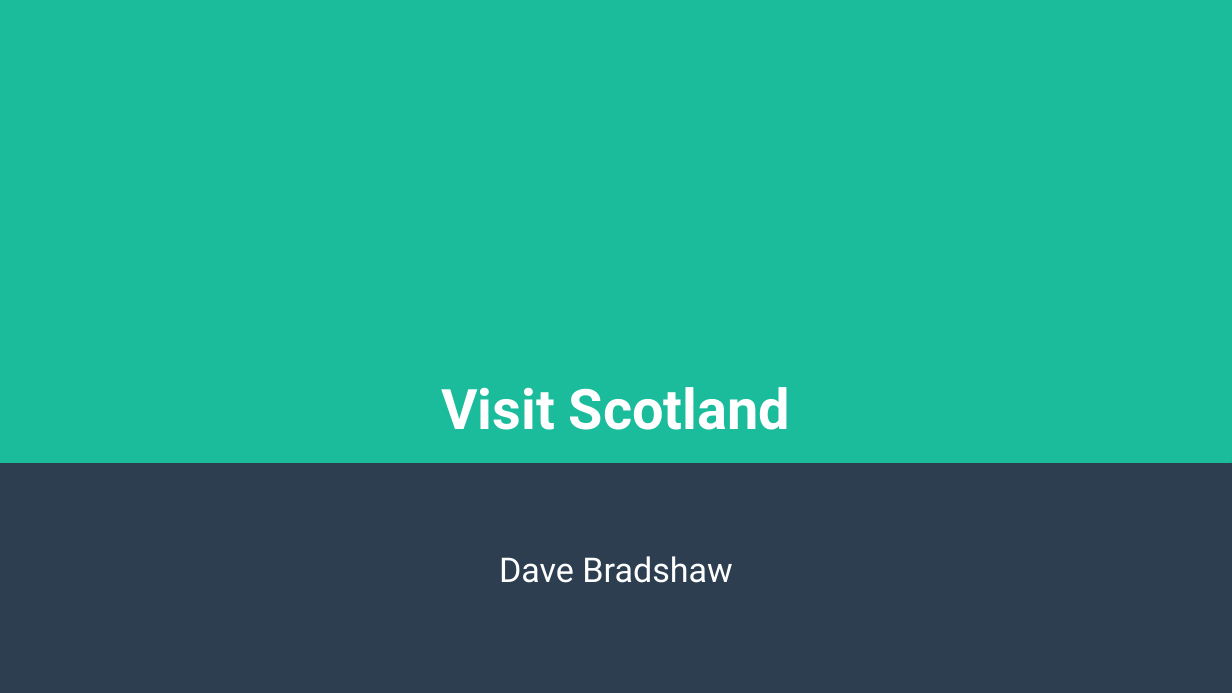
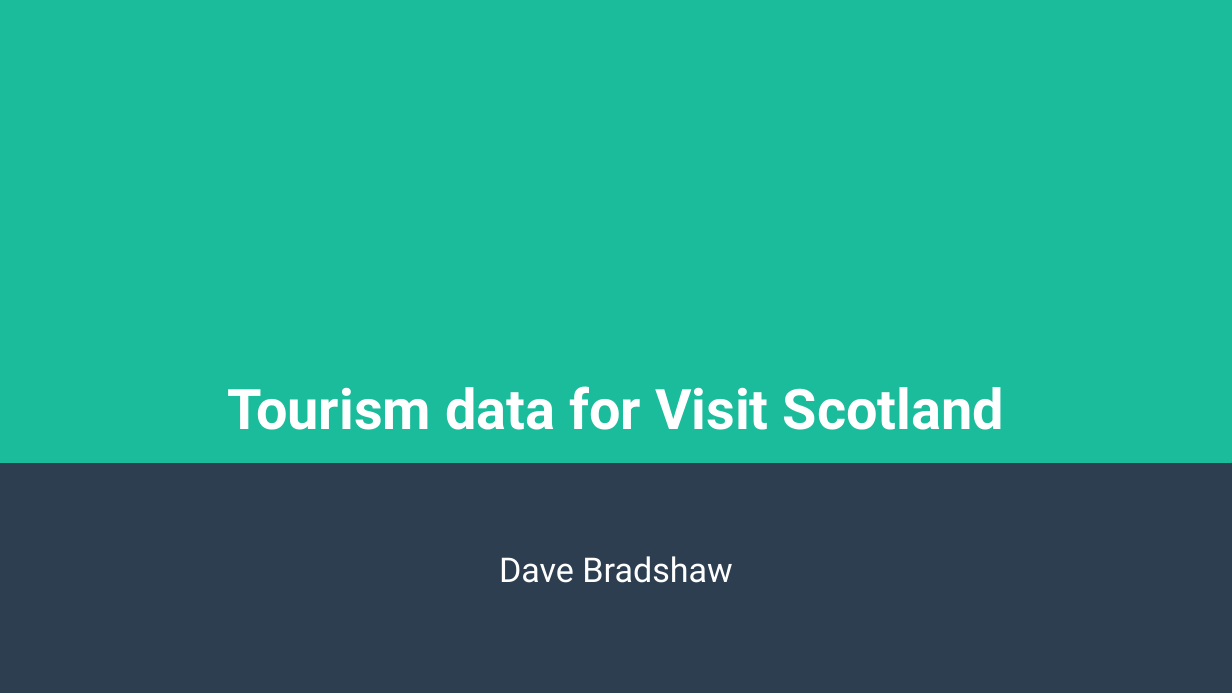
Before and after one commit to DavBradshaw/Final-project---Visit-Scotland, a slide deck: slide 1 of Presentation.odp. Drawn at 1232x693 pixels with LibreOffice and Linux fonts; fonts in the diff are those of the drawing. Boxes give left, top, right and bottom in pixels: in the first picture for what was removed or moved away, otherwise in the second. Text is boxed around its words. In the diff, an @@ line names an element or a change of style, - is before the commit and + after.

```diff
--- a/Presentation.odp
+++ b/Presentation.odp
@@ title at bbox=[227, 386, 1004, 430]: text changed @@
-Visit Scotland
+Tourism data for Visit Scotland
```
Also in this commit, not shown: 7 other slides changed, 1 other file.
